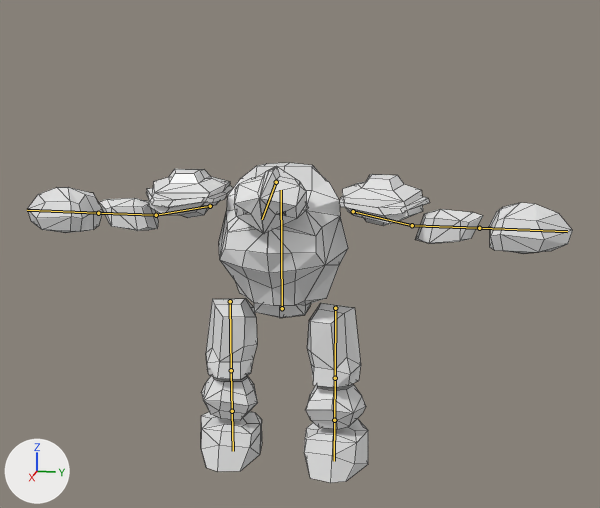
Two versions of the Blender file Assets/Raw/Blender/Golem.blend, one commit apart.
Camera for both pictures: a 50 mm camera at (13.74, 3.05, 7.23) aimed at (0.01, 0.31, 3.8). Lighting does not change. The marker at lower left points along +X, +Y and +Z. The bones that bend it are drawn over the model as lines. Mesh edges are drawn as thin lines.
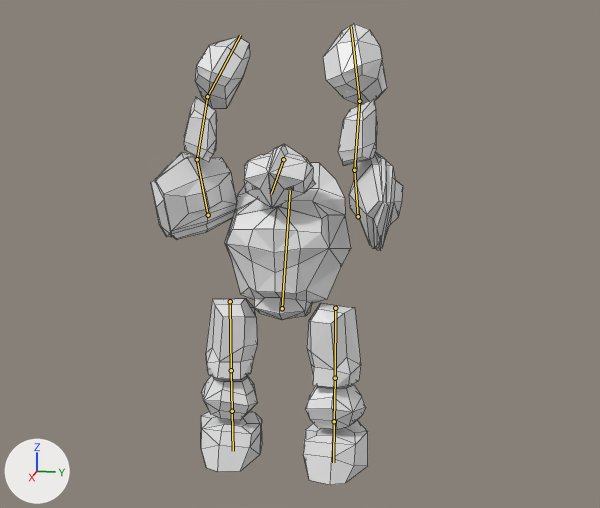
The newer file adds an action. The first version stands in its rest pose; the second is drawn at frame 48 of the action 'attack_3'.

Where the change shows, as pixel boxes [x1, y1, x2, y2] in the pictures (600 x 508 px):
'Cube', posed (54% narrower, 44% taller)
    before: [28, 163, 573, 483]
    after: [151, 23, 403, 485]
bone 'Bone', root to tip
    before: (282, 308) to (281, 190)
    after: (282, 308) to (290, 190)
bone 'Bone.003', root to tip
    before: (353, 211) to (412, 225)
    after: (358, 216) to (354, 170)
bone 'Bone.004', root to tip
    before: (412, 225) to (479, 228)
    after: (354, 170) to (359, 101)
bone 'Bone.005', root to tip
    before: (479, 228) to (567, 231)
    after: (359, 101) to (351, 26)
bone 'Bone.006', root to tip
    before: (210, 206) to (156, 215)
    after: (208, 215) to (197, 159)
bone 'Bone.007', root to tip
    before: (156, 215) to (98, 213)
    after: (197, 159) to (207, 96)
bone 'Bone.008', root to tip
    before: (98, 213) to (27, 210)
    after: (207, 96) to (240, 35)
bone 'Bone.012', root to tip
    before: (335, 378) to (334, 420)
    after: (335, 378) to (334, 421)
bone 'Bone.013', root to tip
    before: (334, 420) to (334, 461)
    after: (334, 421) to (333, 462)
bone 'Bone.001', root to tip
    before: (276, 182) to (262, 219)
    after: (283, 159) to (271, 194)

The edits, one by one:
Bone 'Bone' (bone_bone) turns from (0, 0, 0) to (0, 0, 20) degrees about its own x, y and z.
Bone 'Bone.003' (bone_bone_003) moves from (0.0, 0.0, 0.0) to (-0.044, 0.043, -0.041).
Bone 'Bone.003' (bone_bone_003) turns from (0, 0, 0) to (69, -27, -158) degrees about its own x, y and z.
Bone 'Bone.004' (bone_bone_004) turns from (0, 0, 0) to (2, -34, -37) degrees about its own x, y and z.
Bone 'Bone.005' (bone_bone_005) turns from (0, 0, 0) to (-19, -7, -19) degrees about its own x, y and z.
Bone 'Bone.006' (bone_bone_006) moves from (0.0, 0.0, 0.0) to (-0.121, 0.065, 0.038).
Bone 'Bone.006' (bone_bone_006) turns from (0, 0, 0) to (-76, 29, -161) degrees about its own x, y and z.
Bone 'Bone.007' (bone_bone_007) turns from (0, 0, 0) to (-19, 47, 9) degrees about its own x, y and z.
Bone 'Bone.008' (bone_bone_008) turns from (0, 0, 0) to (-10, 3, 30) degrees about its own x, y and z.
Bone 'Bone.012' (bone_bone_012) turns from (0, 0, 0) to (-5, 0, 0) degrees about its own x, y and z.
Bone 'Bone.013' (bone_bone_013) turns from (0, 0, 0) to (0, 0, 5) degrees about its own x, y and z.
Bone 'Bone.001' (bone_bone_001) moves from (0.0, 0.0, 0.0) to (-0.015, -0.319, 0.0).
